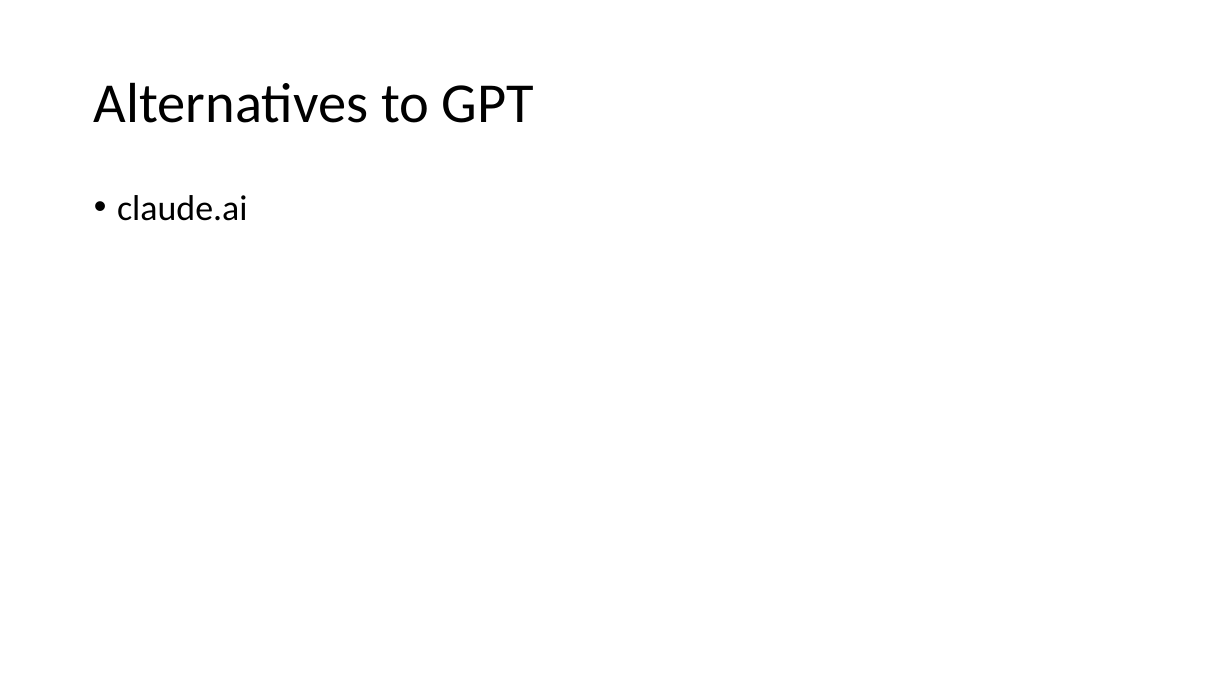
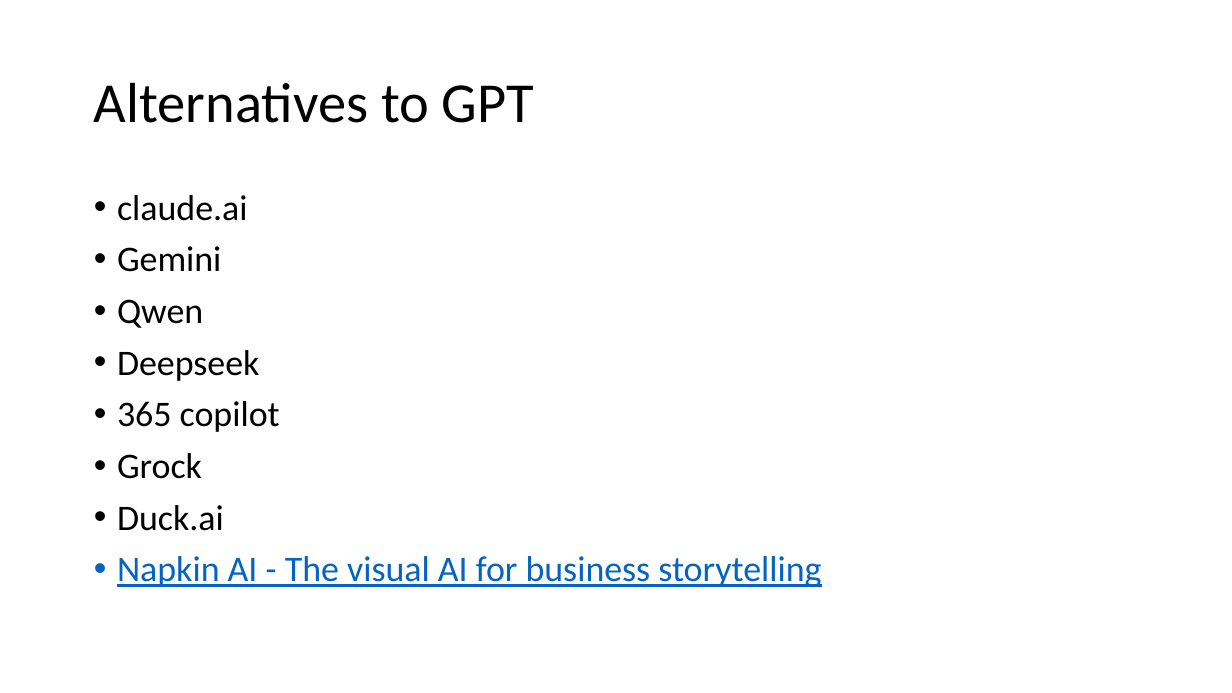
Before and after one commit to motazsaad/NLP-Theresa, a slide deck: slide 8 of slides/LLMs/08 Tools.pptx (slide 6 before the commit). Drawn at 1232x693 pixels with LibreOffice and Linux fonts; fonts in the diff are those of the drawing. Boxes give left, top, right and bottom in pixels: in the first picture for what was removed or moved away, otherwise in the second. Text is boxed around its words. In the diff, an @@ line names an element or a change of style, - is before the commit and + after.

```diff
--- a/slides/LLMs/08 Tools.pptx
+++ b/slides/LLMs/08 Tools.pptx
@@ text at [117,246,821,587]: paragraphs added @@
+• Gemini
+• Qwen
+• Deepseek
+• 365 copilot
+• Grock
+• Duck.ai
+• Napkin AI - The visual AI for business storytelling
```
Also in this commit, not shown: 5 other slides changed, 1 slide removed, 1 other file.
